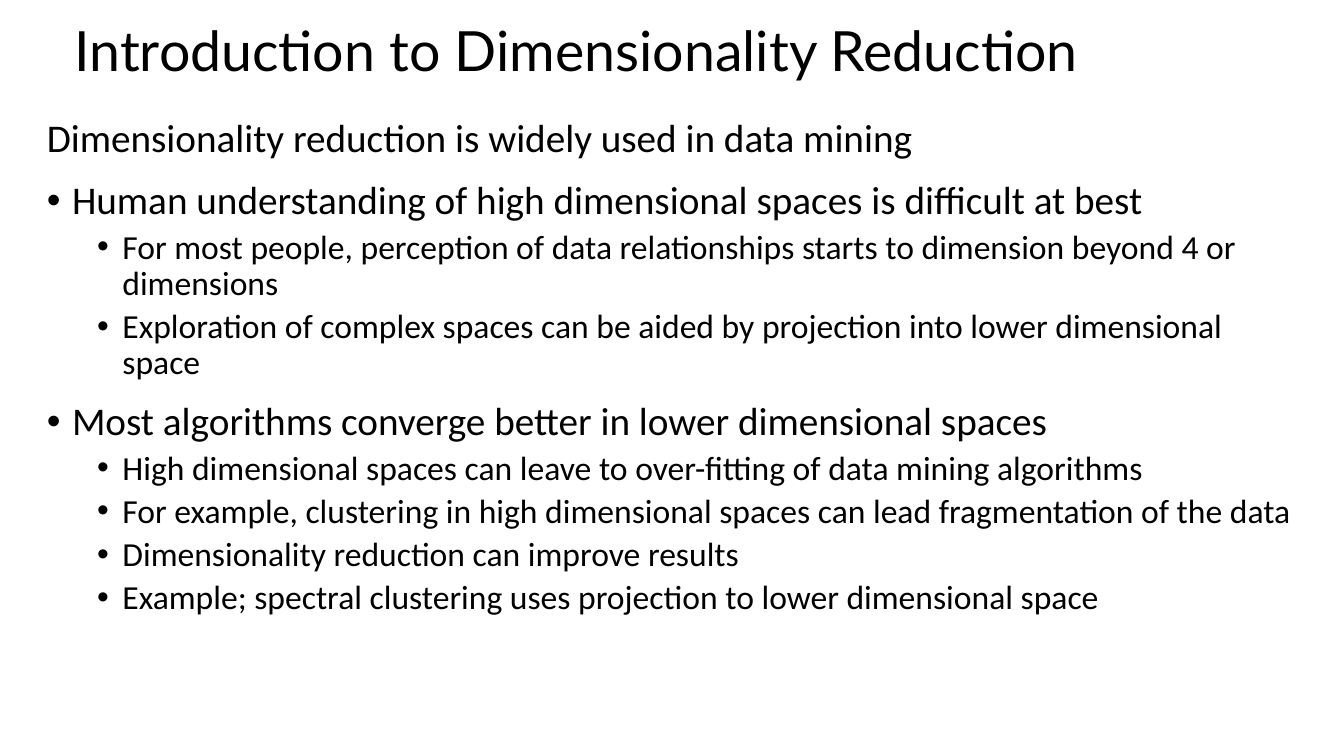
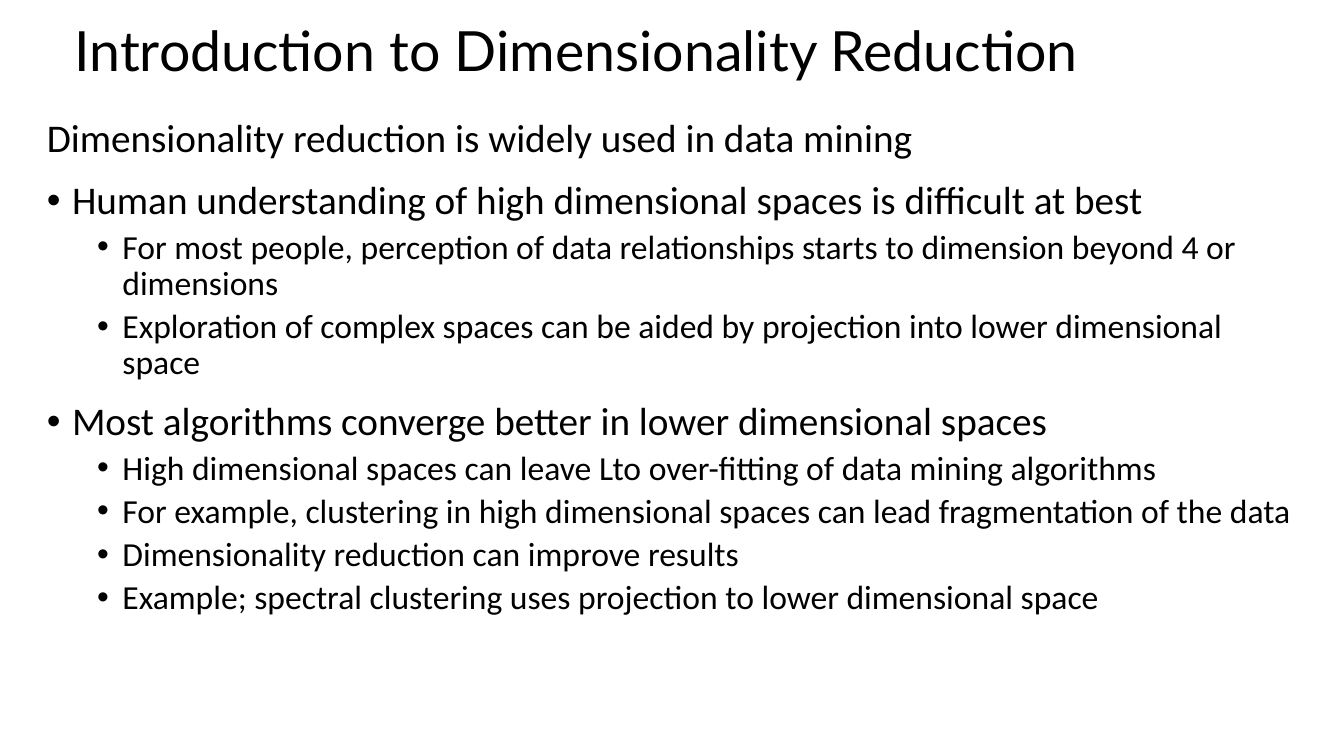
Before and after one commit to StephenElston/CSCI-E-108, a slide deck: slide 3 of slides/7_DimensionalityReduction.pptx (slide 2 before the commit). Drawn at 1344x756 pixels with LibreOffice and Linux fonts; fonts in the diff are those of the drawing. Boxes give left, top, right and bottom in pixels: in the first picture for what was removed or moved away, otherwise in the second. Text is boxed around its words. In the diff, an @@ line names an element or a change of style, - is before the commit and + after.

```diff
--- a/slides/7_DimensionalityReduction.pptx
+++ b/slides/7_DimensionalityReduction.pptx
@@ text at <box>122,456,1156,486</box>: text changed @@
-  • High dimensional spaces can leave to over-fitting of data mining algorithms
+  • High dimensional spaces can leave Lto over-fitting of data mining algorithms
```
Also in this commit, not shown: 2 other slides changed, 3 slides added, 2 other files.
